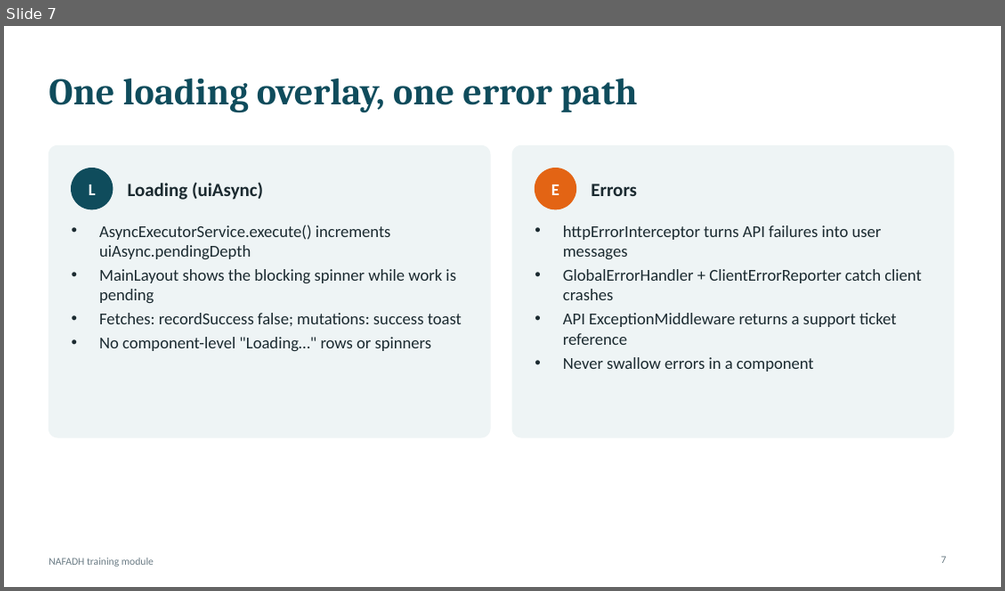
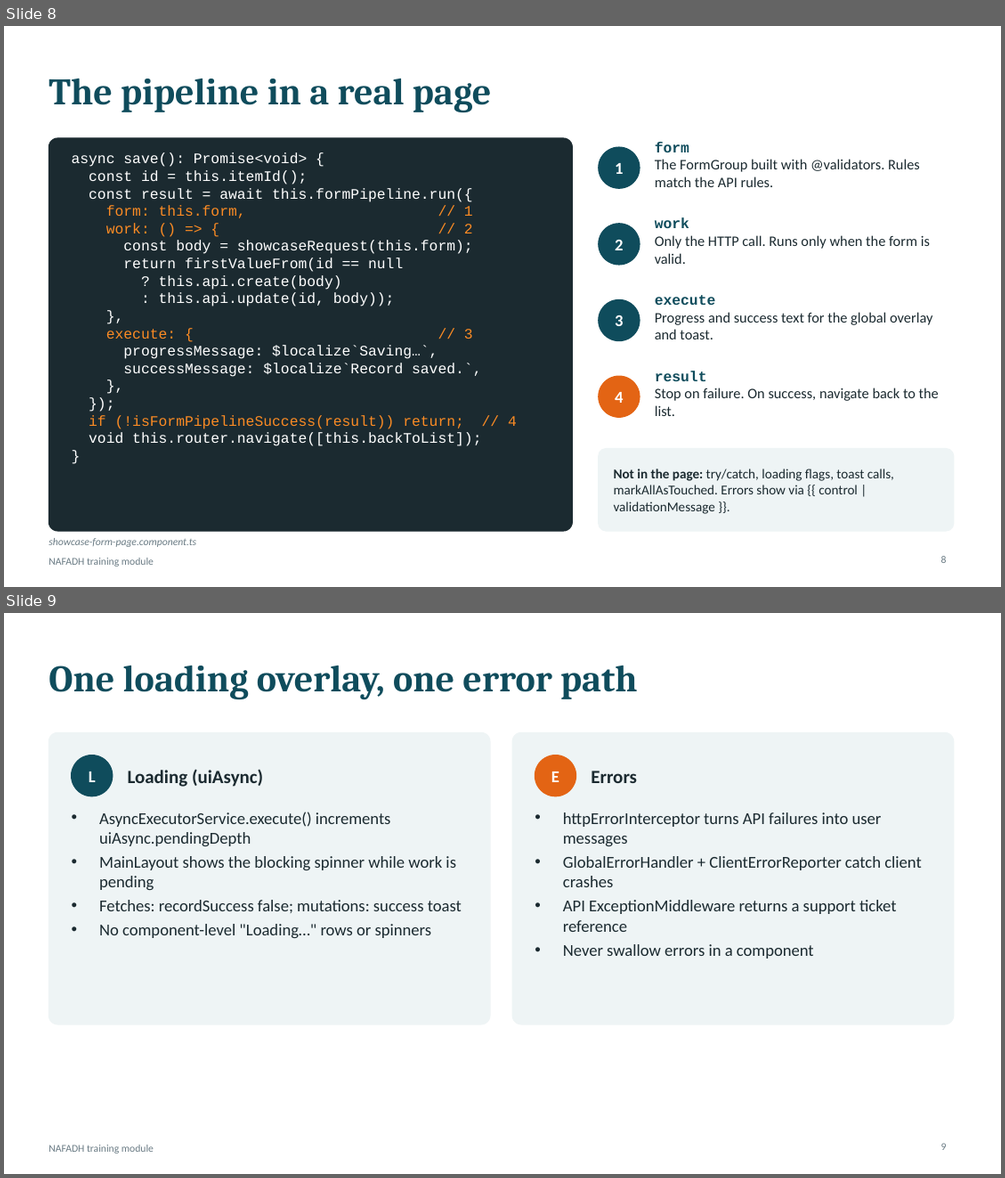
Before and after one commit to TRA-Projects/nafadh_trainning, a slide deck: docs/training-standards.pptx. Shown one above the other, each under a label of ours: slide 7 before the commit, slides 8 and 9 after it. The pictures are 1005x591 and 1005x1178 pixels, drawn with LibreOffice and Linux fonts; fonts in the diff are those of the drawing. Boxes give left, top, right and bottom in pixels: in the first picture for what was removed or moved away, otherwise in the second. Text is boxed around its words. In the diff, an @@ line names an element or a change of style, - is before the commit and + after.

```diff
--- a/docs/training-standards.pptx
+++ b/docs/training-standards.pptx
@@ slide 8 added at box(4, 26, 1001, 587), background #FFFFFF; not listed: 1 template element that a slide beside it also shows @@
@@ title added at box(48, 78, 492, 113), 36 pt, text #0F4C5C, bold @@
+The pipeline in a real page
@@ rounded rectangle added at box(48, 138, 573, 531), fill #1B2A30, outline #1B2A30 1 pt @@
@@ text added at box(72, 152, 517, 446), 14 pt, text #FFFFFF @@
+async save(): Promise<void> {
+const id = this.itemId();
+const result = await this.formPipeline.run({
+form: this.form, // 1
+work: () => { // 2
+const body = showcaseRequest(this.form);
+return firstValueFrom(id == null
+? this.api.create(body)
+: this.api.update(id, body));
+},
+execute: { // 3
+progressMessage: $localize`Saving…`,
+successMessage: $localize`Record saved.`,
+},
+});
+if (!isFormPipelineSuccess(result)) return; // 4
+void this.router.navigate([this.backToList]);
+}
@@ ellipse added at box(599, 147, 639, 188), fill #0F4C5C, outline #0F4C5C 1 pt @@
@@ text added at box(655, 142, 920, 187), 14 pt, text #1B2A30 @@
+form
+The FormGroup built with @validators. Rules match the API rules.
@@ text added at box(615, 163, 623, 174), 16 pt, text #FFFFFF, bold @@
+1
@@ ellipse added at box(599, 224, 639, 265), fill #0F4C5C, outline #0F4C5C 1 pt @@
@@ text added at box(655, 217, 930, 264), 14 pt, text #1B2A30 @@
+work
+Only the HTTP call. Runs only when the form is valid.
@@ text added at box(615, 240, 623, 250), 16 pt, text #FFFFFF, bold @@
+2
@@ ellipse added at box(599, 300, 639, 341), fill #0F4C5C, outline #0F4C5C 1 pt @@
@@ text added at box(615, 315, 623, 326), 16 pt, text #FFFFFF, bold @@
+3
@@ text added at box(655, 295, 932, 339), 14 pt, text #1B2A30 @@
+execute
+Progress and success text for the global overlay and toast.
@@ text added at box(655, 370, 938, 416), 14 pt, text #1B2A30 @@
+result
+Stop on failure. On success, navigate back to the list.
@@ ellipse added at box(599, 376, 639, 417), fill #E36414, outline #E36414 1 pt @@
@@ text added at box(615, 392, 623, 402), 16 pt, text #FFFFFF, bold @@
+4
@@ rounded rectangle added at box(599, 449, 954, 531), fill #EEF4F5, outline #EEF4F5 1 pt @@
@@ text added at box(614, 468, 894, 514), 13 pt, text #1B2A30 @@
+Not in the page: try/catch, loading flags, toast calls, markAllAsTouched. Errors show via {{ control | validationMessage }}.
@@ text added at box(48, 538, 196, 547), 10 pt, text #6B7C85, italic @@
+showcase-form-page.component.ts
@@ page number added at box(941, 556, 947, 563), 10 pt, text #6B7C85 @@
+8
@@ what was slide 7 is now slide 9 @@
```
Also in this commit, not shown: 1 slide changed, 1 other slide added.
